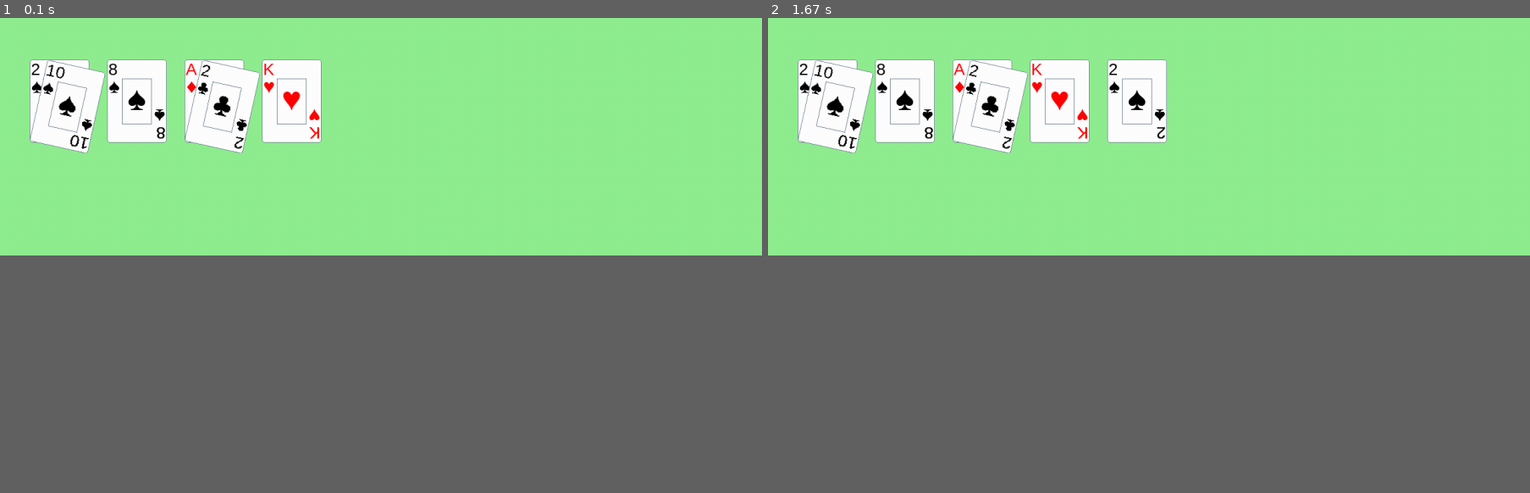
Above: before the commit, frames 1-2 (left to right).
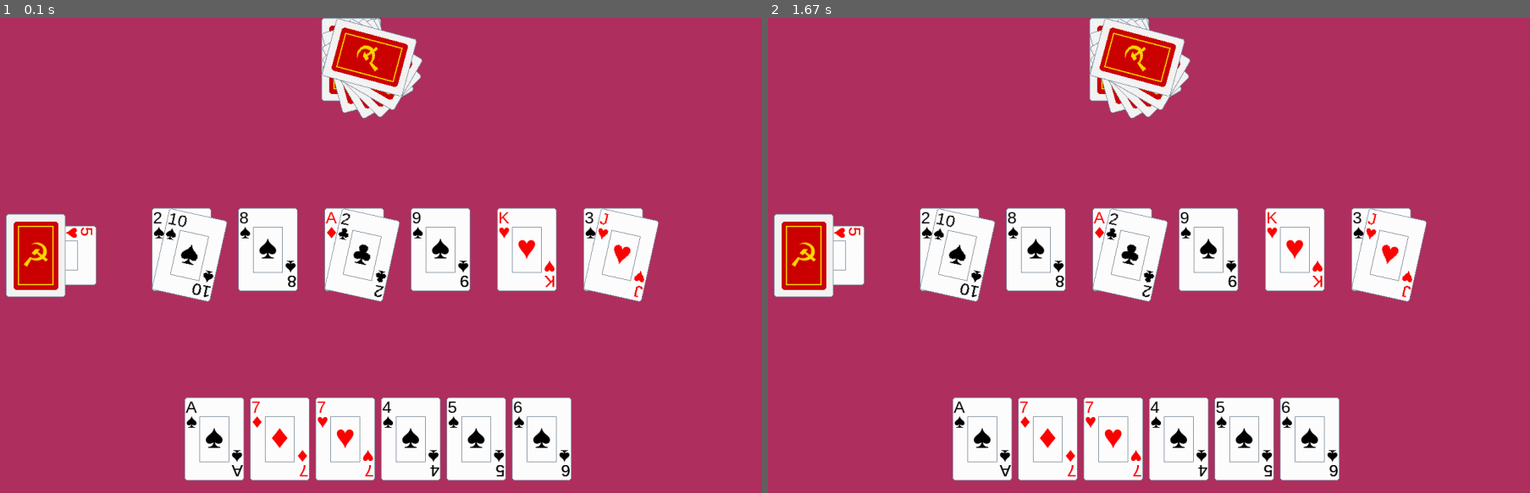
Above: after the commit, the same moments.

Repository: ptrstn/durak-pygame
Game: pygame game, started from durakui/__main__.py
Two runs of this game, one before a commit and one after it. Both use one fixed random seed, a clock stepped at 60 frames per second and the inputs below.
Inputs (mouse positions are in pixels of both pictures, inside the frame that each line leads up to):
- Up to frame 1 (0.1 s): no input
- Up to frame 2 (1.67 s): press the mouse at (1149, 288) at 0.37 s; move the mouse to (1057, 274) at 0.47 s; release the mouse at (966, 260) at 0.6 s
In our replay, the window is 900x281 before the commit and 900x562 after it. These sizes can differ from the game's own. Grey fills any space a smaller window leaves; there, only what the larger window draws over its background counts as a difference.

The runs differ from the first frame. In frame 1, 63% of the frame differs, in the area x 0-100%, y 0-98%; in frame 2, 63%.

Commit message:
Create Deck, Table, Hand and OpponentHand in durakui

Diff:
--- a/durakui/__main__.py
+++ b/durakui/__main__.py
@@ -1,44 +1,9 @@
-import sys
-
-import pygame
-
-from durakui.cards import TableCardGroup
-from durakui.settings import SCREEN_WIDTH, SCREEN_HEIGHT
+from durakui.game import DurakGame
 
 
 def main():
-
-    screen = pygame.display.set_mode((SCREEN_WIDTH, SCREEN_HEIGHT))
-    pygame.display.set_caption("Durak")
-    clock = pygame.time.Clock()
-
-    background_surface = pygame.Surface(screen.get_size())
-    background_surface.fill("lightgreen")
-
-    table = TableCardGroup()
-
-    table.attack("♠", "2")
-    table.attack("♠", "8")
-    table.defend("♠", "2", "♠", "10")
-    table.attack("♦", "A")
-    table.defend("♦", "A", "♣", "2")
-    table.attack("♥", "K")
-
-    while True:
-        for event in pygame.event.get():
-            if event.type == pygame.QUIT:
-                pygame.quit()
-                sys.exit()
-            if event.type == pygame.MOUSEBUTTONUP:
-                table.attack("♠", "2")
-            if event.type == pygame.MOUSEWHEEL:
-                table.empty()
-
-        screen.blit(background_surface, (0, 0))
-        table.draw(screen)
-        table.update()
-        pygame.display.update()
-        clock.tick(60)  # max 60 loops per second
+    game = DurakGame()
+    game.run()
 
 
 if __name__ == "__main__":
--- a/durakui/cards.py
+++ b/durakui/cards.py
@@ -1,5 +1,6 @@
 import pygame
 
+from durakui.constants import HAMMER_AND_SICKLE, COMMUNIST_RED, COMMUNIST_YELLOW
 from durakui.settings import (
     CARD_BACKGROUND_COLOR,
     CARD_WIDTH,
@@ -19,6 +20,8 @@
     CARD_SUIT_FONT_SIZE,
     CARD_CENTER_FONT_SIZE,
     CARD_DEFEND_ANGLE,
+    HAND_CARD_SPACING,
+    TABLE_CARD_SPACING,
 )
 
 pygame.init()
@@ -29,10 +32,13 @@
     Represents an empty card
     """
 
-    def __init__(self, width=CARD_WIDTH, height=CARD_HEIGHT):
+    def __init__(
+        self, width=CARD_WIDTH, height=CARD_HEIGHT, base_color=CARD_BACKGROUND_COLOR
+    ):
         super().__init__()
         self.width = width
         self.height = height
+        self.base_color = base_color
         self.image = pygame.Surface((self.width, self.height), pygame.SRCALPHA)
         self.rect = self.image.get_rect()
         self._draw_base_card()
@@ -40,14 +46,14 @@
     def _draw_base_card(self):
         pygame.draw.rect(
             self.image,
-            color=CARD_BACKGROUND_COLOR,
-            rect=pygame.Rect(0, 0, self.width, self.height),
+            color=self.base_color,
+            rect=self.rect,
             border_radius=CARD_RADIUS,
         )
         pygame.draw.rect(
             self.image,
             color=CARD_BORDER_COLOR,
-            rect=pygame.Rect(0, 0, CARD_WIDTH, CARD_HEIGHT),
+            rect=self.rect,
             border_radius=CARD_RADIUS,
             width=1,
         )
@@ -102,7 +108,7 @@
             text_suit_surface,
             (
                 CARD_CORNER_TEXT_MARGIN_LEFT,
-                CARD_CORNER_TEXT_MARGIN_TOP + CARD_FONT_SIZE,
+                CARD_CORNER_TEXT_MARGIN_TOP + CARD_FONT_SIZE - 5,
             ),
         )
 
@@ -126,13 +132,59 @@
         self.image = pygame.transform.rotate(self.image, angle=angle)
 
 
+class CardBack(BaseCard):
+    FONT_CENTER = pygame.font.SysFont("DejaVu Sans", CARD_CENTER_FONT_SIZE)
+
+    def __init__(self, base_color="WhiteSmoke", symbol=HAMMER_AND_SICKLE):
+        super().__init__(base_color=base_color)
+        inner_rectangle = pygame.Rect(
+            0,
+            0,
+            self.width - 25,
+            self.height - 25,
+        )
+        inner_rectangle.center = self.rect.center
+
+        pygame.draw.rect(
+            self.image, color=COMMUNIST_RED, rect=inner_rectangle, border_radius=5
+        )
+
+        inner_inner_rectangle = pygame.Rect(
+            0,
+            0,
+            self.width - 40,
+            self.height - 40,
+        )
+        inner_inner_rectangle.center = self.rect.center
+
+        pygame.draw.rect(
+            self.image,
+            color=COMMUNIST_YELLOW,
+            rect=inner_inner_rectangle,
+            width=2,
+        )
+
+        symbol_surface = CardBack.FONT_CENTER.render(symbol, True, COMMUNIST_YELLOW)
+        symbol_surface_rect = symbol_surface.get_rect(
+            center=(CARD_WIDTH / 2, CARD_HEIGHT / 2)
+        )
+
+        self.image.blit(symbol_surface, symbol_surface_rect)
+
+
+class AngledCardBack(CardBack):
+    def __init__(self, angle=-12.5):
+        super().__init__()
+        self.image = pygame.transform.rotate(self.image, angle=angle)
+
+
 class TableCardGroup(pygame.sprite.Group):
     """
     Represents the cards that were put on the table.
     Consists of attack cards and defend cards.
     """
 
-    def __init__(self, spacing=30):
+    def __init__(self, spacing=TABLE_CARD_SPACING):
         super().__init__()
         self.spacing = spacing
         self.cards = {}
@@ -143,9 +195,9 @@
         for position, card_pair in self.cards.items():
             for card_type, card_dict in card_pair.items():
                 card = card_dict.get("card")
-                card.rect.center = (
-                    card.width + (card.width + self.spacing) * position,
-                    card.height,
+                card.rect.topleft = (
+                    (card.width + self.spacing) * position,
+                    0,
                 )
                 card.update()
 
@@ -187,3 +239,44 @@
         super().empty()
         self.cards = {}
         self.current_position = 0
+
+
+def split_suit_value(suit_value):
+    return suit_value[0], suit_value[1:]
+
+
+class Hand(pygame.sprite.Group):
+    def __init__(self, suit_value_pairs: list, spacing=HAND_CARD_SPACING):
+        super().__init__()
+        self.spacing = spacing
+        self.cards = [Card(*suit_value_pair) for suit_value_pair in suit_value_pairs]
+        self.add(self.cards)
+
+    def update(self) -> None:
+        for idx, card in enumerate(self.cards):
+            card.rect.topleft = (
+                (card.width + self.spacing) * idx,
+                0,
+            )
+            card.update()
+
+
+class OpponentHand(pygame.sprite.Group):
+    def __init__(self, number_of_cards, angle=15):
+        super().__init__()
+        self.number_of_cards = number_of_cards
+        self.angle = angle
+        self.cards = [
+            AngledCardBack(angle=self.angle * idx)
+            for idx in range(0, self.number_of_cards)
+            # CardBack() for idx in range(0, self.number_of_cards)
+        ]
+        self.add(self.cards)
+
+    # def update(self) -> None:
+    #     for idx, card in enumerate(self.cards):
+    #         card.rect.topleft = (
+    #             (card.width + self.spacing) * idx,
+    #             0,
+    #         )
+    #         card.update()
--- a/durakui/constants.py
+++ b/durakui/constants.py
@@ -1,4 +1,34 @@
+COMMUNIST_YELLOW = "#FFD900"
+COMMUNIST_RED = "#CD0000"
+
+# See: https://www.fileformat.info/info/unicode/block/miscellaneous_symbols/images.htm
+
 DIAMONDS = "♦"
 CLUBS = "♣"
 HEARTS = "♥"
 SPADES = "♠"
+
+HAMMER_AND_SICKLE = "☭"
+WHITE_FLAG = "⚐"
+SCALES = "⚖"
+GEAR = "⚙"
+
+# "☯"
+# "☣"
+# "☢"
+# "☠"
+# "☘"
+# "☕"
+# "☓"
+# "♝"
+# "♛"
+# "♚"
+# "♗"
+# "♕"
+# "♔"
+# "♡"
+# "♢"
+# "♤"
+# "♧"
+# "♲"
+# "♻"
--- /dev/null
+++ b/durakui/game.py
@@ -0,0 +1,132 @@
+import sys
+
+import pygame
+
+from durakui.cards import (
+    TableCardGroup,
+    Hand,
+    AngledCard,
+    BaseCard,
+    CardBack,
+    OpponentHand,
+)
+from durakui.constants import SPADES, CLUBS, HEARTS
+from durakui.settings import (
+    SCREEN_WIDTH,
+    SCREEN_HEIGHT,
+    SCREEN_TITLE,
+    TABLE_BACKGROUND_COLOR,
+    CARD_WIDTH,
+    CARD_HEIGHT,
+    TABLE_CARD_SPACING,
+    MAX_NUMBER_OF_TABLE_CARDS,
+    HAND_CARD_SPACING,
+)
+
+
+class DurakGame:
+    def __init__(self, width=SCREEN_WIDTH, height=SCREEN_HEIGHT, title=SCREEN_TITLE):
+        self.screen = pygame.display.set_mode((width, height))
+        self.screen_rect = self.screen.get_rect()
+        pygame.display.set_caption(title)
+        self.clock = pygame.time.Clock()
+
+        self.table = TableCardGroup()
+        self.hand = Hand([])
+        self.opponent_hand = OpponentHand(6)
+
+        self._init_cards()
+
+        self.background = pygame.Surface((width, height))
+        self.background.fill("Maroon")  # "Maroon"
+
+        self.hand_area = pygame.Surface(
+            ((CARD_WIDTH + HAND_CARD_SPACING) * len(self.hand), CARD_HEIGHT * 1.15),
+            pygame.SRCALPHA,
+        )
+        # self.hand_area.fill("blue")
+        self.hand_area_rect = self.hand_area.get_rect()
+        self.hand_area_rect.centerx = self.screen_rect.centerx
+        self.hand_area_rect.bottom = self.screen_rect.bottom
+
+        self.opponent_area = pygame.Surface(
+            (CARD_WIDTH * 2, CARD_HEIGHT * 2), pygame.SRCALPHA
+        )
+        # self.hand_area.fill("blue")
+        self.opponent_area_rect = self.opponent_area.get_rect()
+        self.opponent_area_rect.centerx = self.screen_rect.centerx
+
+        self.table_area = pygame.Surface(
+            (
+                (CARD_WIDTH + TABLE_CARD_SPACING) * MAX_NUMBER_OF_TABLE_CARDS,
+                CARD_HEIGHT * 1.15,
+            ),
+            pygame.SRCALPHA,
+        )
+        # self.table_area.fill("red")
+        self.table_area_rect = self.table_area.get_rect()
+        self.table_area_rect.center = self.screen_rect.center
+        self.table_area_rect.centerx += 50
+
+        self.deck_area = pygame.Surface(
+            (CARD_HEIGHT + 12, CARD_HEIGHT), pygame.SRCALPHA
+        )
+        # self.deck_area.fill("lightblue")
+        self.deck_area_rect = self.deck_area.get_rect()
+        self.deck_area_rect.centery = self.screen_rect.centery
+        self.deck_area_rect.x = 10
+
+        self.deck_card = CardBack()
+        self.deck_card.rect.x = 0
+        self.deck_card.rect.y = 0
+
+        self.trump_card = AngledCard(HEARTS, "5", angle=90)
+        self.trump_card.rect.x = 12
+        self.trump_card.rect.y = (self.trump_card.height - self.trump_card.width) / 2
+
+        self.deck_area.blit(self.trump_card.image, self.trump_card.rect)
+        self.deck_area.blit(self.deck_card.image, self.deck_card.rect)
+
+    def _init_cards(self):
+        self.table.attack("♠", "2")
+        self.table.attack("♠", "8")
+        self.table.defend("♠", "2", "♠", "10")
+        self.table.attack("♦", "A")
+        self.table.attack("♠", "9")
+        self.table.defend("♦", "A", "♣", "2")
+        self.table.attack("♥", "K")
+        self.table.attack("♠", "3")
+        self.table.defend("♠", "3", "♥", "J")
+
+        self.hand = Hand(
+            [("♠", "A"), ("♦", "7"), ("♥", "7"), ("♠", "4"), ("♠", "5"), ("♠", "6")]
+        )
+
+    def run(self):
+        while True:
+            for event in pygame.event.get():
+                if event.type == pygame.QUIT:
+                    pygame.quit()
+                    sys.exit()
+                if event.type == pygame.MOUSEBUTTONUP:
+                    self.table.attack("♠", "2")
+                if event.type == pygame.MOUSEWHEEL:
+                    self.table.empty()
+
+            self.screen.blit(self.background, (0, 0))
+            self.screen.blit(self.table_area, self.table_area_rect)
+            self.screen.blit(self.deck_area, self.deck_area_rect)
+            self.screen.blit(self.hand_area, self.hand_area_rect)
+            self.screen.blit(self.opponent_area, self.opponent_area_rect)
+
+            self.hand.update()
+            self.hand.draw(self.hand_area)
+
+            self.table.update()
+            self.table.draw(self.table_area)
+
+            self.opponent_hand.update()
+            self.opponent_hand.draw(self.opponent_area)
+
+            pygame.display.update()
+            self.clock.tick(60)  # max 60 loops per second
--- a/durakui/settings.py
+++ b/durakui/settings.py
@@ -1,7 +1,9 @@
 SCREEN_WIDTH = 1280
-SCREEN_HEIGHT = 400
+SCREEN_HEIGHT = 800
 
 TABLE_BACKGROUND_COLOR = "lightgreen"
+
+MAX_NUMBER_OF_TABLE_CARDS = 6
 
 CARD_FONT_SIZE = 28
 CARD_SUIT_FONT_SIZE = int(CARD_FONT_SIZE * 1.2)
@@ -9,6 +11,8 @@
 
 CARD_WIDTH = 100  # 5 * 78
 CARD_HEIGHT = 140  # 7 * 78
+HAND_CARD_SPACING = 10
+TABLE_CARD_SPACING = 45
 
 CARD_INNER_RECT_WIDTH_SCALE = 2
 CARD_INNER_RECT_HEIGHT_SCALE = 1.8
@@ -35,3 +39,5 @@
     "♥": "red",
     "♠": "black",
 }
+
+SCREEN_TITLE = "Durak"
